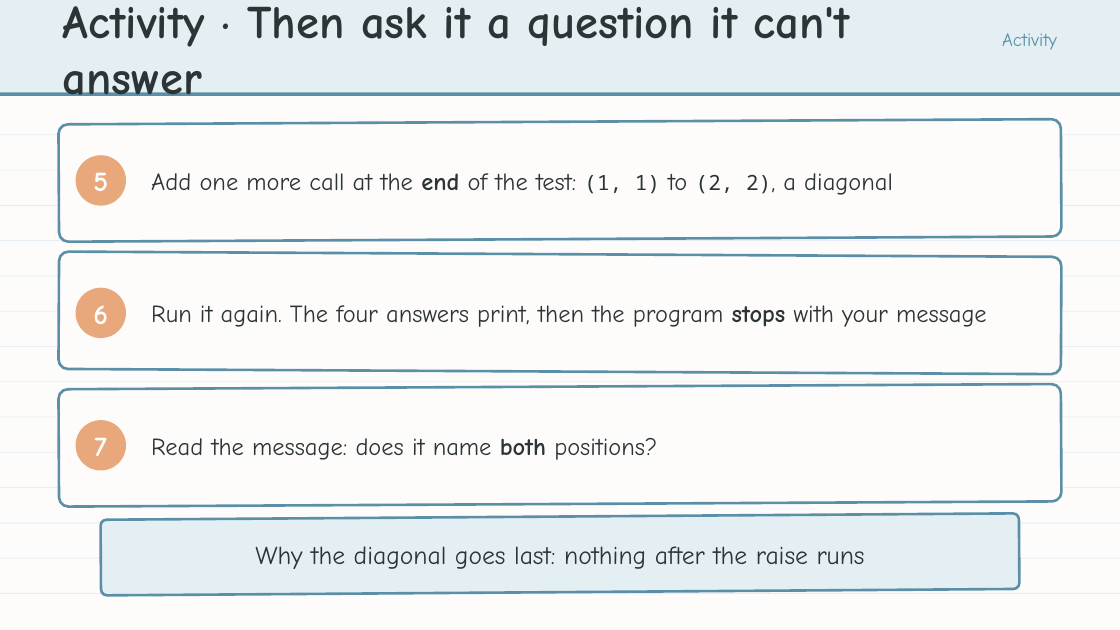
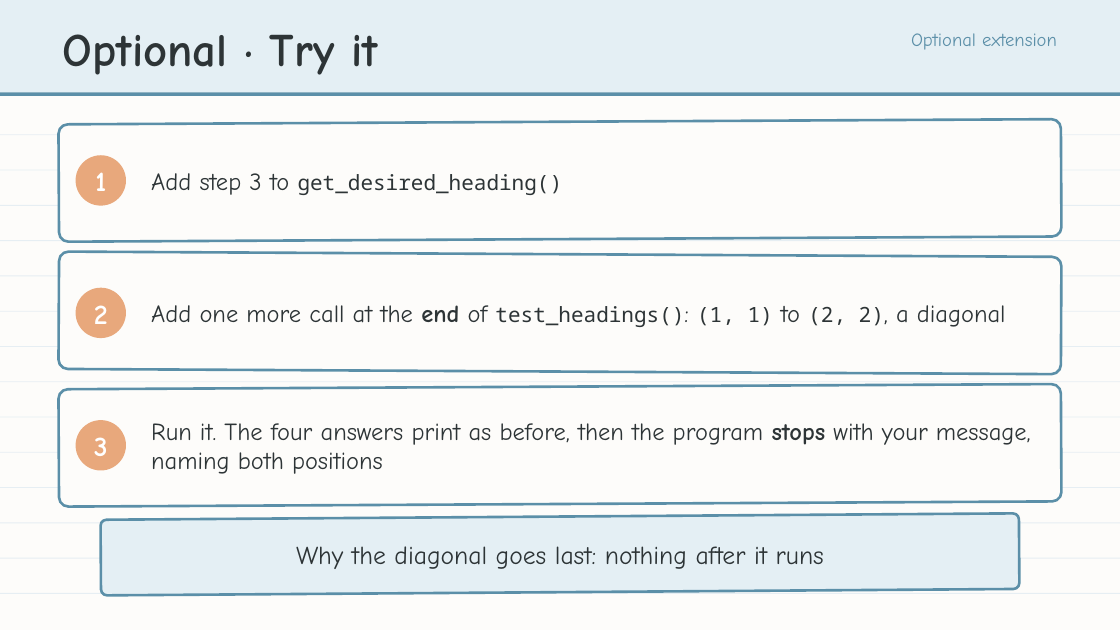
Before and after one commit to bradamiller/LearningPython, a slide deck: slide 22 of static/slides/module-04-manhattan/module-4-lesson-05-the-challenge-of-turning.pptx (slide 20 before the commit). Drawn at 1120x630 pixels with LibreOffice and Linux fonts; fonts in the diff are those of the drawing. Boxes give left, top, right and bottom in pixels: in the first picture for what was removed or moved away, otherwise in the second. Text is boxed around its words. In the diff, an @@ line names an element or a change of style, - is before the commit and + after.

```diff
--- a/static/slides/module-04-manhattan/module-4-lesson-05-the-challenge-of-turning.pptx
+++ b/static/slides/module-04-manhattan/module-4-lesson-05-the-challenge-of-turning.pptx
@@ text at bbox=[63, 34, 378, 75]: text changed @@
-Activity · Then ask it a question it can't answer
+Optional · Try it
@@ text at bbox=[911, 33, 1057, 50]: text changed @@
-Activity
+Optional extension
@@ text at bbox=[95, 172, 106, 191]: text changed @@
-5
+1
@@ text at bbox=[151, 173, 563, 195]: text changed; size 21 to 18 pt; font Comic Neue to Noto Sans Mono @@
-Add one more call at the end of the test: (1, 1) to (2, 2), a diagonal
+Add step 3 to get_desired_heading()
@@ text at bbox=[94, 305, 108, 324]: text changed @@
-6
+2
@@ text at bbox=[151, 305, 1006, 327]: text changed @@
-Run it again. The four answers print, then the program stops with your message
+Add one more call at the end of test_headings(): (1, 1) to (2, 2), a diagonal
@@ text at bbox=[94, 437, 108, 456]: text changed @@
-7
+3
@@ text at bbox=[151, 423, 1031, 474]: text changed @@
-Read the message: does it name both positions?
+Run it. The four answers print as before, then the program stops with your message, naming both positions
@@ text at bbox=[296, 546, 824, 569]: text changed @@
-Why the diagonal goes last: nothing after the raise runs
+Why the diagonal goes last: nothing after it runs
```
Also in this commit, not shown: 16 other slides changed, 4 slides added, 1 slide removed, 8 other files.
